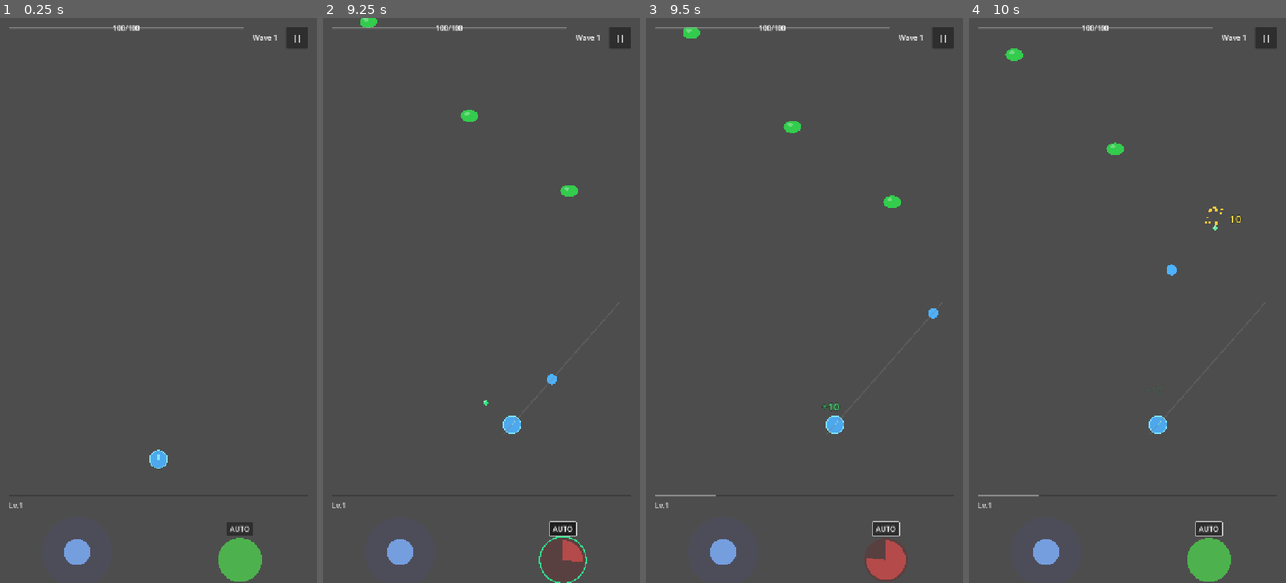
Above: before the commit, frames 1-4 (left to right).
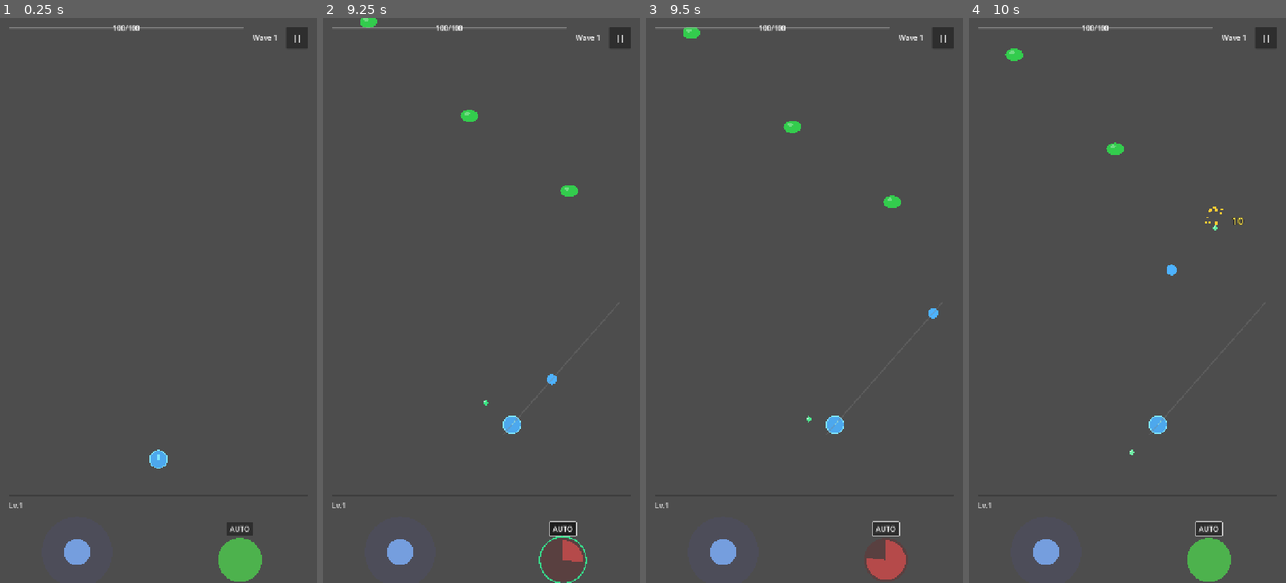
Above: after the commit, the same moments.

Repository: Randroids-Dojo/GoPit
Game: Godot game, scene res://scenes/game.tscn
Two runs of this game, one before a commit and one after it. Both use one fixed random seed, a clock stepped at 60 frames per second and the inputs below.
Inputs (mouse positions are in pixels of both pictures, inside the frame that each line leads up to):
- Up to frame 1 (0.25 s): no input
- Up to frame 2 (9.25 s): click "||" at 0.5 s; click "Resume" at 1.25 s; click "AUTO" at 2 s; tap Enter at 2.75 s; drag from (399, 554) to (481, 458) at 2.77 s; drag from (563, 560) to (484, 23) at 3.52 s; move the mouse to (513, 176) at 4.27 s; hold Right 4.28-5 s; tap Backspace at 4.35 s; drag from (465, 413) to (386, 215) at 5.02 s; move the mouse to (576, 385) at 5.77 s; hold Left 5.78-6.5 s; tap Ctrl at 5.85 s; tap Space at 6.02, 6.32, 9.02 s; drag from (386, 215) to (433, 159) at 6.52 s; move the mouse to (497, 300) at 7.27 s; hold Down 7.28-8 s; tap Alt at 7.35 s; click (497, 300) at 7.42 s; drag from (433, 159) to (484, 317) at 8.02 s; move the mouse to (551, 272) at 8.77 s; hold Up from 8.78 s (still down); tap Tab at 8.85 s
- Up to frame 3 (9.5 s): keep holding Up; tap Space at 9.32 s
- Up to frame 4 (10 s): release Up at 9.5 s; drag from (1064, 328) to (1159, 424) at 9.52 s

Frames 1-2 are identical in both runs. In frame 3, 0.1% of the frame differs, in the area x 2-61%, y 68-85%; in frame 4, 0.1%, in the area x 2-87%, y 34-85%.

Commit message:
Change gem collection to player contact
Gems now require player to touch them directly:
- Removed auto-collection when gems reach player_zone
- Gems despawn after 10 seconds if not collected
- Magnetism upgrade pulls gems toward player position
- Visual effect: glow + line when gem is being attracted
- XP text and stats recorded on collection

Changes:
- gem.gd: Player proximity check, magnetism toward player
- game_controller.gd: Updated gem collection handler

Closes GoPit-e7y

Diff:
--- a/scripts/entities/gem.gd
+++ b/scripts/entities/gem.gd
@@ -1,5 +1,5 @@
 extends Area2D
-## Gem entity - spawned from enemies, collected for XP
+## Gem entity - spawned from enemies, collected when player touches them
 
 signal collected(gem: Node2D)
 
@@ -8,19 +8,24 @@
 @export var radius: float = 8.0
 @export var fall_speed: float = 150.0
 @export var sparkle_speed: float = 3.0
+@export var despawn_time: float = 10.0
 
-const PLAYER_ZONE_Y: float = 1200.0
-const MAGNETISM_SPEED: float = 500.0
+const MAGNETISM_SPEED: float = 400.0
+const COLLECTION_RADIUS: float = 30.0
 
 var _time: float = 0.0
+var _player: Node2D = null
+var _being_attracted: bool = false
 
 
 func _ready() -> void:
 	collision_layer = 8  # gems layer
-	collision_mask = 16  # player_zone
+	collision_mask = 16  # player layer (CharacterBody2D)
 
 	body_entered.connect(_on_body_entered)
-	area_entered.connect(_on_area_entered)
+
+	# Find player reference
+	_player = get_tree().get_first_node_in_group("player")
 
 	queue_redraw()
 
@@ -28,31 +33,51 @@
 func _process(delta: float) -> void:
 	_time += delta
 
-	# Check for magnetism
+	# Check for player proximity and collect
+	if _player and global_position.distance_to(_player.global_position) < COLLECTION_RADIUS:
+		_collect()
+		return
+
+	# Check for magnetism toward player
+	_being_attracted = false
 	var magnetism_range := GameManager.gem_magnetism_range
-	if magnetism_range > 0:
-		var distance_to_zone := PLAYER_ZONE_Y - global_position.y
-		if distance_to_zone > 0 and distance_to_zone < magnetism_range:
-			# Accelerate toward player zone
-			var pull_strength := 1.0 - (distance_to_zone / magnetism_range)
+	if magnetism_range > 0 and _player:
+		var distance_to_player := global_position.distance_to(_player.global_position)
+		if distance_to_player < magnetism_range:
+			_being_attracted = true
+			# Move toward player
+			var direction := (_player.global_position - global_position).normalized()
+			# Speed increases as gem gets closer
+			var pull_strength := 1.0 - (distance_to_player / magnetism_range)
 			var current_speed := lerpf(fall_speed, MAGNETISM_SPEED, pull_strength)
-			position.y += current_speed * delta
+			global_position += direction * current_speed * delta
 		else:
+			# Normal falling
 			position.y += fall_speed * delta
 	else:
+		# No magnetism, just fall
 		position.y += fall_speed * delta
 
 	queue_redraw()
 
-	# Despawn if off screen
-	if position.y > 1400:
+	# Despawn after timeout or if off screen
+	if _time > despawn_time or position.y > 1400:
 		queue_free()
 
 
 func _draw() -> void:
+	# Draw magnetism pull line when being attracted
+	if _being_attracted and _player:
+		var to_player := to_local(_player.global_position)
+		draw_line(Vector2.ZERO, to_player, Color(0.5, 1.0, 0.5, 0.3), 2.0)
+
 	# Draw gem with sparkle effect
 	var sparkle := (sin(_time * sparkle_speed) + 1.0) * 0.5
 	var current_color := gem_color.lightened(sparkle * 0.3)
+
+	# Glow effect when being attracted
+	if _being_attracted:
+		draw_circle(Vector2.ZERO, radius * 1.5, Color(0.5, 1.0, 0.5, 0.2))
 
 	# Draw diamond shape
 	var points := PackedVector2Array([
@@ -68,17 +93,15 @@
 	draw_circle(Vector2(-2, -2), 2, highlight)
 
 
-func _on_body_entered(_body: Node2D) -> void:
-	_collect()
-
-
-func _on_area_entered(area: Area2D) -> void:
-	if area.collision_layer & 16:  # player_zone
+func _on_body_entered(body: Node2D) -> void:
+	# Only collect if it's the player
+	if body.is_in_group("player"):
 		_collect()
 
 
 func _collect() -> void:
 	collected.emit(self)
+	SoundManager.play(SoundManager.SoundType.GEM_COLLECT)
 	queue_free()
 
 
--- a/scripts/game/game_controller.gd
+++ b/scripts/game/game_controller.gd
@@ -102,18 +102,10 @@
 	pass
 
 
-func _on_player_zone_area_entered(area: Area2D) -> void:
-	# Check if it's a gem (collision layer 8)
-	if area.collision_layer & 8:
-		var xp_value: int = 10
-		if area.has_method("get_xp_value"):
-			xp_value = area.get_xp_value()
-			GameManager.add_xp(xp_value)
-		GameManager.record_gem_collected()
-		SoundManager.play(SoundManager.SoundType.GEM_COLLECT)
-		# Show floating XP text
-		_show_xp_text(area.global_position, xp_value)
-		area.queue_free()
+func _on_player_zone_area_entered(_area: Area2D) -> void:
+	# Gems are now collected by player contact, not player_zone
+	# This function is kept for potential future use
+	pass
 
 
 func _show_xp_text(pos: Vector2, xp: int) -> void:
@@ -160,8 +152,12 @@
 
 
 func _on_gem_collected(gem: Node2D) -> void:
+	var xp_value: int = 10
 	if gem.has_method("get_xp_value"):
-		GameManager.add_xp(gem.get_xp_value())
+		xp_value = gem.get_xp_value()
+	GameManager.add_xp(xp_value)
+	GameManager.record_gem_collected()
+	_show_xp_text(gem.global_position, xp_value)
 
 
 func _check_wave_progress() -> void:
Not shown, added: tests/test_gem_collection.py
